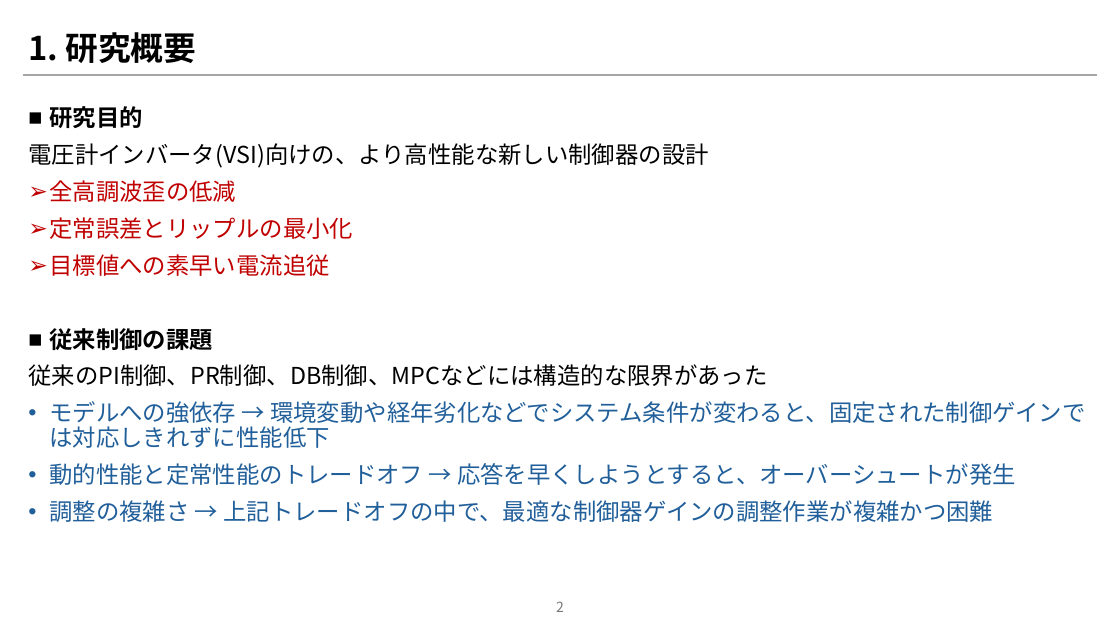
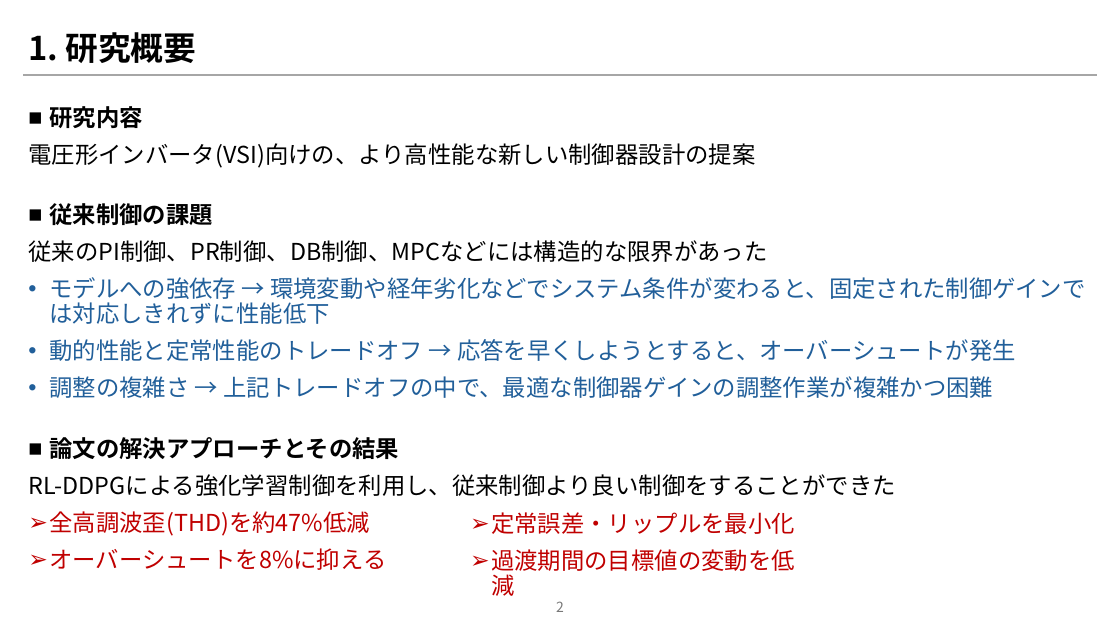
Before and after one commit to NamelessKingOfTheAbyss/TreatiseSearch, a slide deck: slide 2 of Design_of_Controller_for_three-phase_Grid-Connected_Inverter_Using_Reinforcement_Learning/論文紹介パワポ.pptx. Drawn at 1120x630 pixels with LibreOffice and Linux fonts; fonts in the diff are those of the drawing. Boxes give left, top, right and bottom in pixels: in the first picture for what was removed or moved away, otherwise in the second. Text is boxed around its words. In the diff, an @@ line names an element or a change of style, - is before the commit and + after.

Commit message:
新しいプレゼンテーション資料「論文紹介パワポ.pptx」を追加

```diff
--- a/Design_of_Controller_for_three-phase_Grid-Connected_Inverter_Using_Reinforcement_Learning/論文紹介パワポ.pptx
+++ b/Design_of_Controller_for_three-phase_Grid-Connected_Inverter_Using_Reinforcement_Learning/論文紹介パワポ.pptx
@@ text at (28, 106, 755, 168): text changed @@
-■ 研究目的
-電圧計インバータ(VSI)向けの、より高性能な新しい制御器の設計
-➢ 全高調波歪の低減
-➢ 定常誤差とリップルの最小化
-➢ 目標値への素早い電流追従
+■ 研究内容
+電圧形インバータ(VSI)向けの、より高性能な新しい制御器設計の提案
@@ text at (28, 437, 895, 570): paragraphs added @@
+■ 論文の解決アプローチとその結果
+RL-DDPGによる強化学習制御を利用し、従来制御より良い制御をすることができた
+➢ 全高調波歪(THD)を約47%低減
+➢ オーバーシュートを8%に抑える
@@ text added at (491, 512, 795, 596), 20 pt, text #C00000 @@
+➢ 定常誤差・リップルを最小化
+➢ 過渡期間の目標値の変動を低減
```
Also in this commit, not shown: 1 other slide changed, 6 slides added, 2 slides removed.
